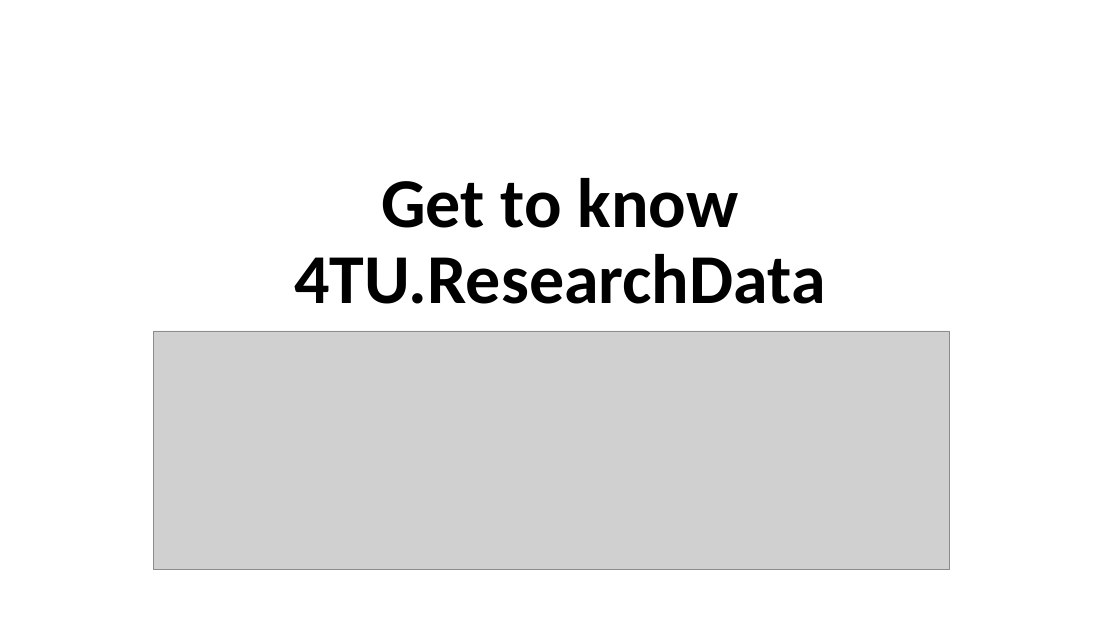
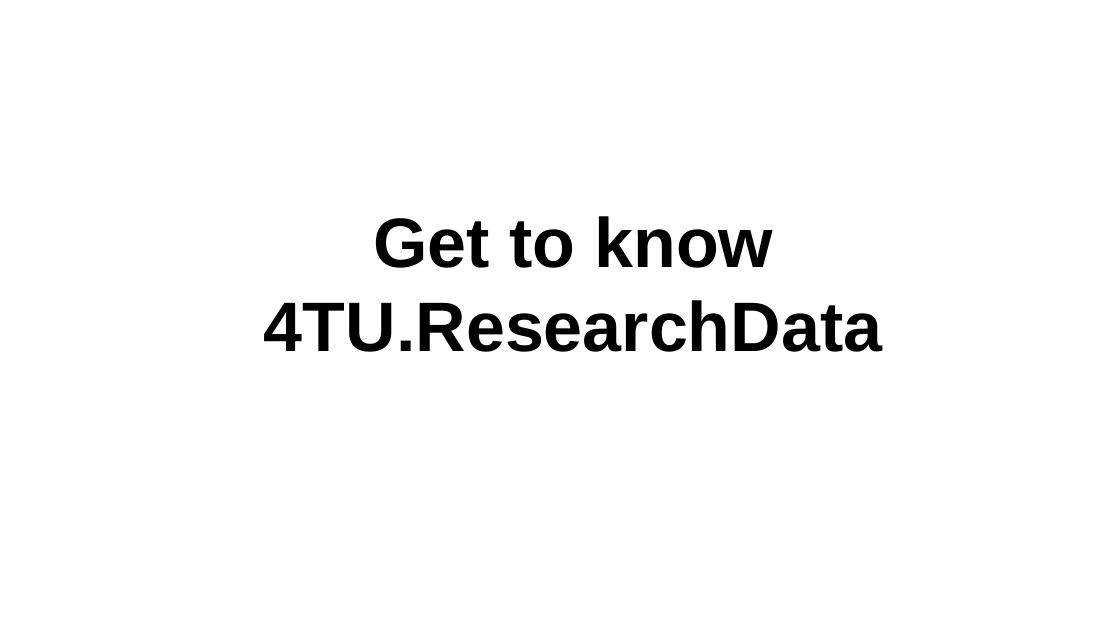
Before and after one commit to leilaicruz/Git4TUmembers_lesson, a slide deck: slide 1 of Get to know 4TU (day 2).pptx. Drawn at 1120x630 pixels with LibreOffice and Linux fonts; fonts in the diff are those of the drawing; grey boxes stand for pictures; background and template pictures are left out. Boxes give left, top, right and bottom in pixels: in the first picture for what was removed or moved away, otherwise in the second. Text is boxed around its words. In the diff, an @@ line names an element or a change of style, - is before the commit and + after.

```diff
--- a/Get to know 4TU (day 2).pptx
+++ b/Get to know 4TU (day 2).pptx
@@ text "Get to know 4TU.ResearchData": place and size @@
-text "Get to know 4TU.ResearchData" at box(294, 178, 826, 304)
+text "Get to know 4TU.ResearchData" at box(264, 216, 882, 352)
@@ text "Get to know 4TU.ResearchData" at box(264, 216, 882, 352): font Calibri to Arial; line spacing 0.9 to 1; vertical alignment bottom to top @@
@@ picture removed at box(154, 331, 949, 570) @@
```
Also in this commit, not shown: 2 other slides changed, 16 slides added, 2 slides removed, 19 other files.
